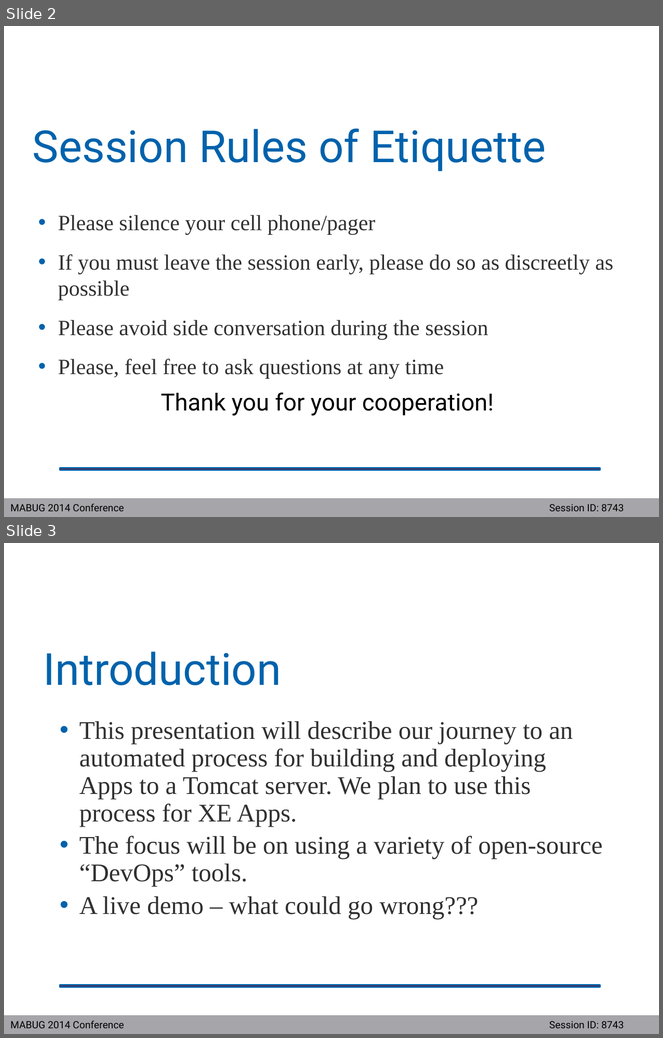
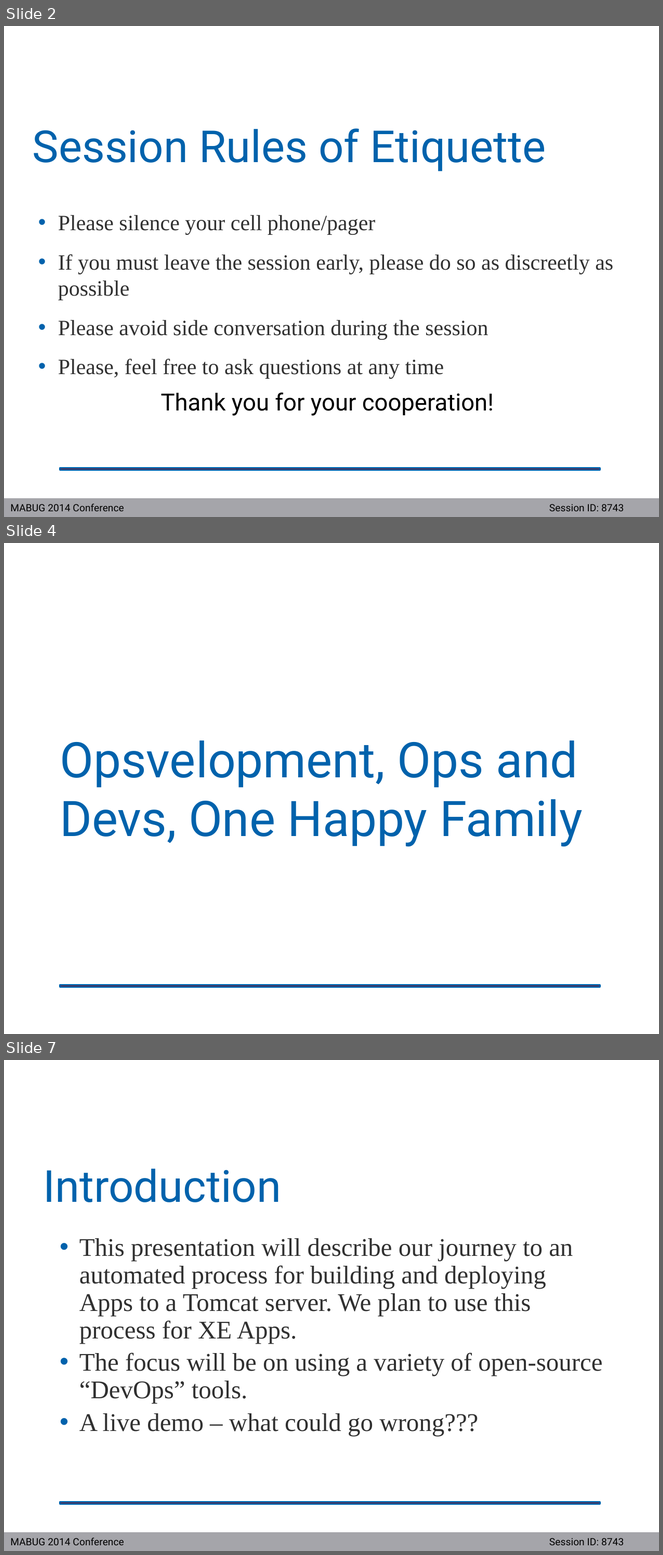
Before and after one commit to crpeck/mabug-2014, a slide deck: MABUG2014-8743.pptx. Shown one above the other, each under a label of ours: slides 2 and 3 before the commit, slides 2, 4 and 7 after it; the slides between them are not shown. The pictures are 663x1038 and 663x1555 pixels, drawn with LibreOffice and Linux fonts; fonts in the diff are those of the drawing; background and template pictures are left out. Boxes give left, top, right and bottom in pixels: in the first picture for what was removed or moved away, otherwise in the second. Text is boxed around its words. In the diff, an @@ line names an element or a change of style, - is before the commit and + after.

Commit message:
removed learning slide, added multiple title slides

```diff
--- a/MABUG2014-8743.pptx
+++ b/MABUG2014-8743.pptx
@@ slide 4 added at (4, 543, 659, 1034), background picture (left out); not listed: 1 template element that a slide beside it also shows @@
@@ title added at (60, 741, 583, 847), 54 pt, text #0062AC @@
+Opsvelopment, Ops and Devs, One Happy Family
@@ what was slide 3 is now slide 7 @@
```
Also in this commit, not shown: 3 other slides added, 1 slide removed.
